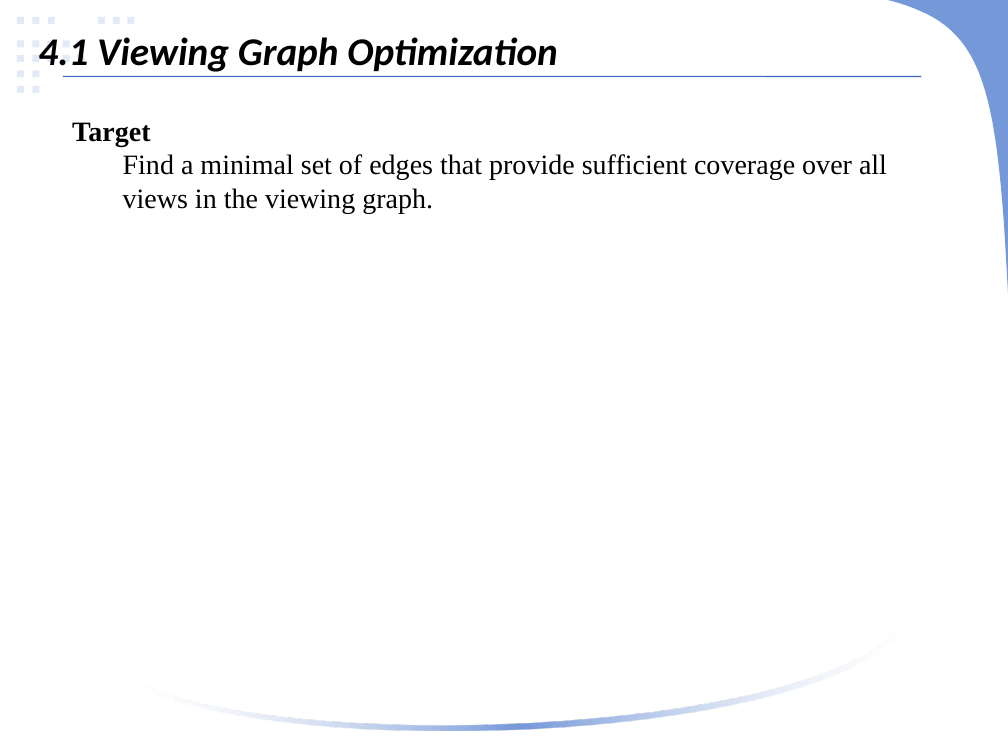
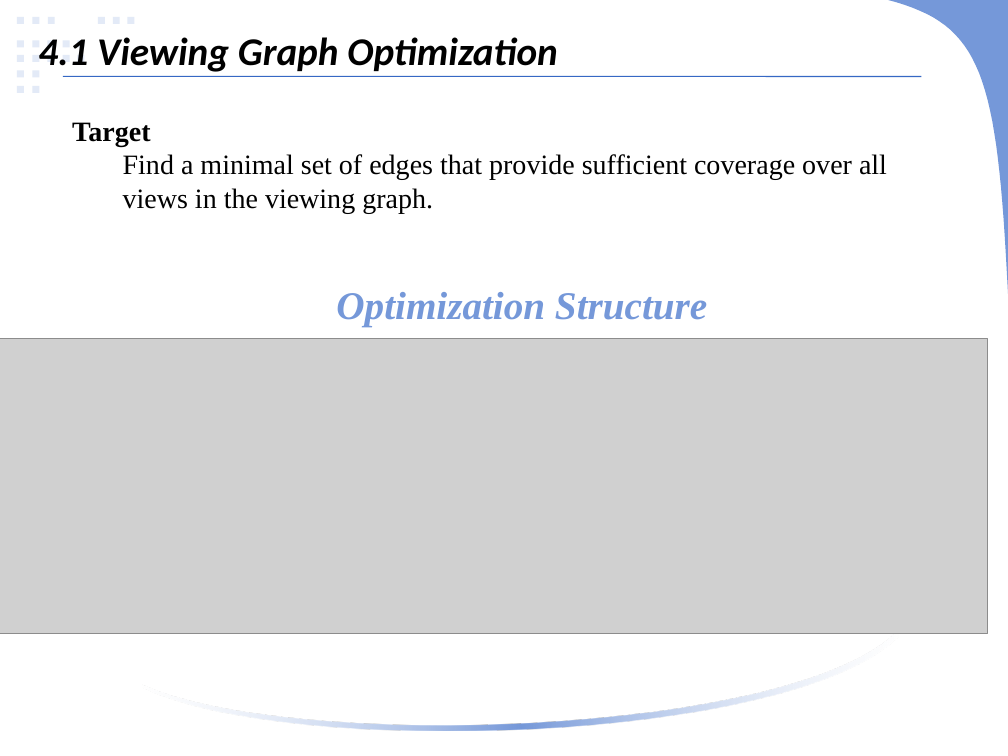
Before and after one commit to linlinge/monday-speech, a slide deck: slide 8 of 2019.03.25 ICCV 2015, Optimizing the Viewing Graph for Structure-from-Motion.pptx (slide 10 before the commit). Drawn at 1008x756 pixels with LibreOffice and Linux fonts; fonts in the diff are those of the drawing; grey boxes stand for pictures. Boxes give left, top, right and bottom in pixels: in the first picture for what was removed or moved away, otherwise in the second. Text is boxed around its words. In the diff, an @@ line names an element or a change of style, - is before the commit and + after.

```diff
--- a/2019.03.25 ICCV 2015, Optimizing the Viewing Graph for Structure-from-Motion.pptx
+++ b/2019.03.25 ICCV 2015, Optimizing the Viewing Graph for Structure-from-Motion.pptx
@@ text added at [336, 292, 707, 326], 28 pt, text #7598D9, bold, italic @@
+Optimization Structure
@@ picture added at [0, 339, 988, 634] @@
```
Also in this commit, not shown: 6 other slides changed, 4 slides removed.
